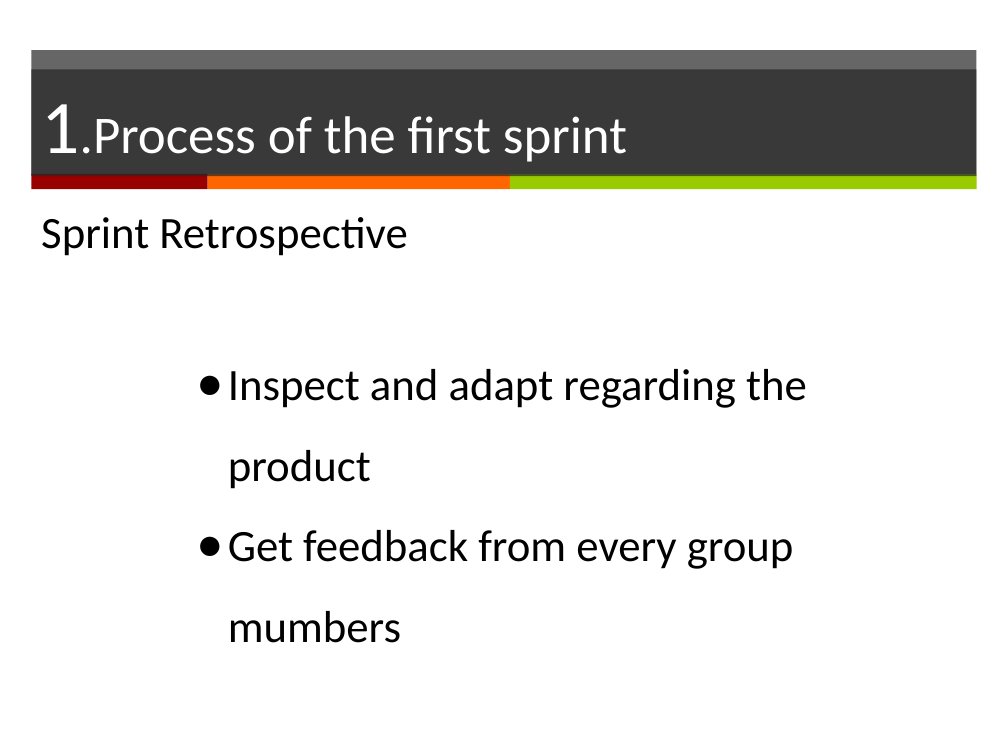
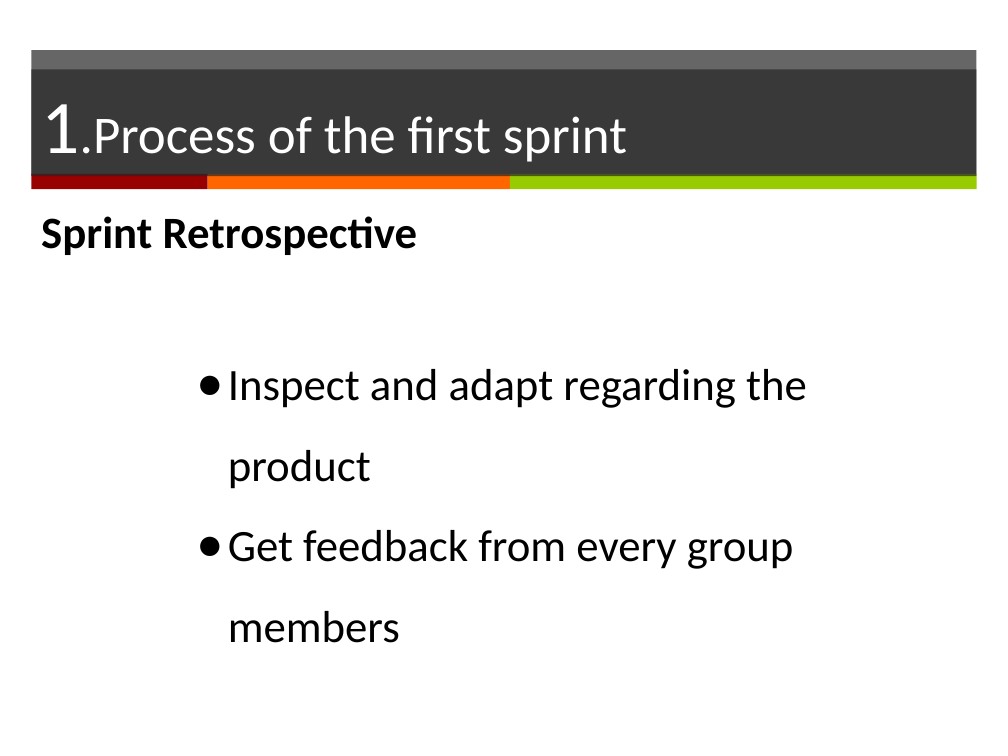
Before and after one commit to yadwinds/761_VEL, a slide deck: slide 7 of PCB/08 report/prototype presentation modle.pptx. Drawn at 1008x756 pixels with LibreOffice and Linux fonts; fonts in the diff are those of the drawing. Boxes give left, top, right and bottom in pixels: in the first picture for what was removed or moved away, otherwise in the second. Text is boxed around its words. In the diff, an @@ line names an element or a change of style, - is before the commit and + after.

Commit message:
ppt
change it again

```diff
--- a/PCB/08 report/prototype presentation modle.pptx
+++ b/PCB/08 report/prototype presentation modle.pptx
@@ text "Sprint Retrospective" at box(41, 216, 418, 255): bold on @@
@@ text at box(228, 530, 794, 643): text changed @@
-● Get feedback from every group mumbers
+● Get feedback from every group members
```
